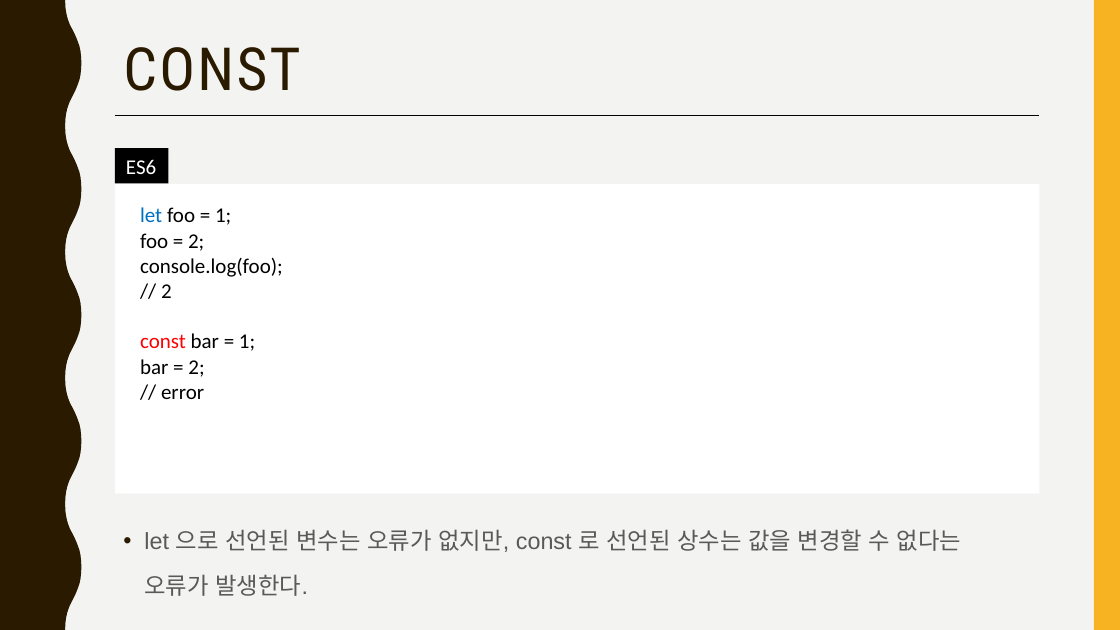
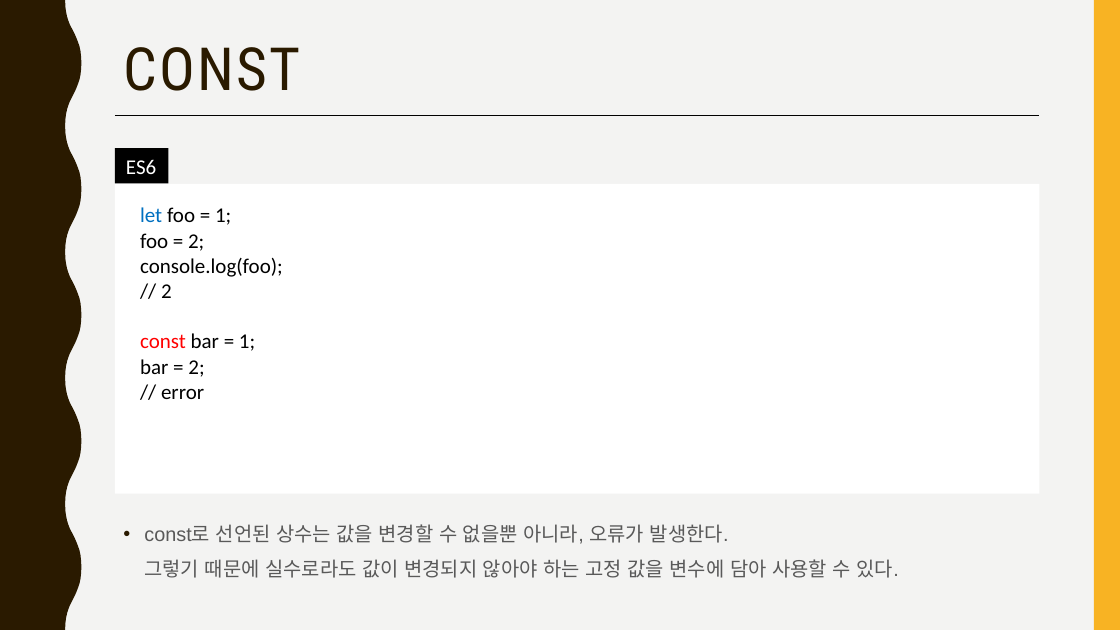
Before and after one commit to jangmang/ECMAScript6-ECMAScript201-, a slide deck: slide 6 of ES6.pptx. Drawn at 1120x630 pixels with LibreOffice and Linux fonts; fonts in the diff are those of the drawing. Boxes give left, top, right and bottom in pixels: in the first picture for what was removed or moved away, otherwise in the second. Text is boxed around its words. In the diff, an @@ line names an element or a change of style, - is before the commit and + after.

```diff
--- a/ES6.pptx
+++ b/ES6.pptx
@@ text at [144,524,899,578]: text changed; size 20 to 17 pt @@
-• let 으로 선언된 변수는 오류가 없지만, const 로 선언된 상수는 값을 변경할 수 없다는 오류가 발생한다.
+• const로 선언된 상수는 값을 변경할 수 없을뿐 아니라, 오류가 발생한다.
+  그렇기 때문에 실수로라도 값이 변경되지 않아야 하는 고정 값을 변수에 담아 사용할 수 있다.
```
Also in this commit, not shown: 1 other slide changed, 3 other files.
